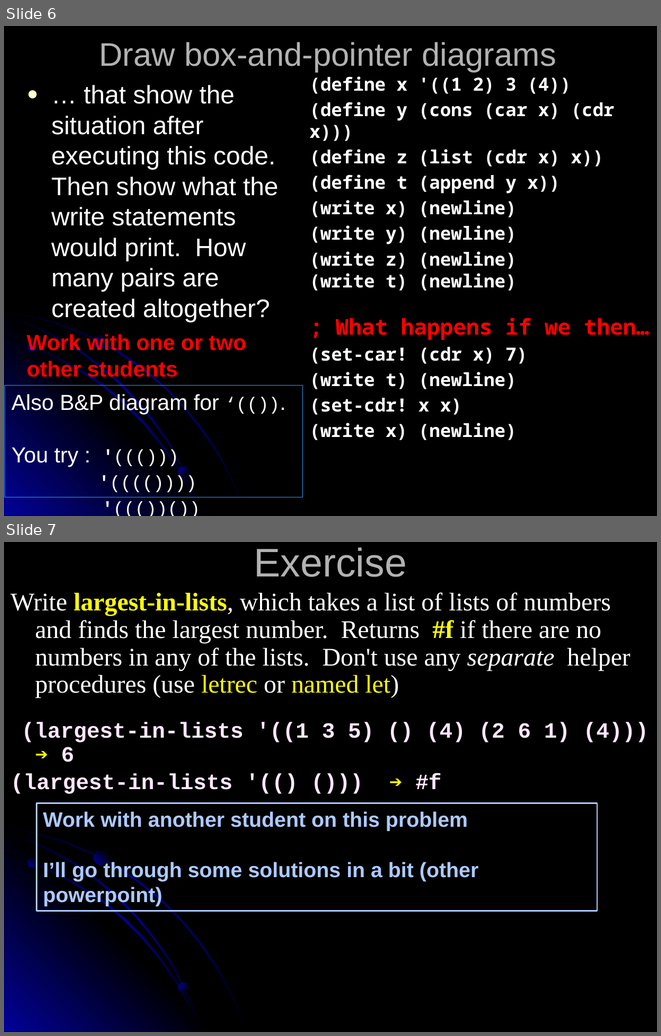
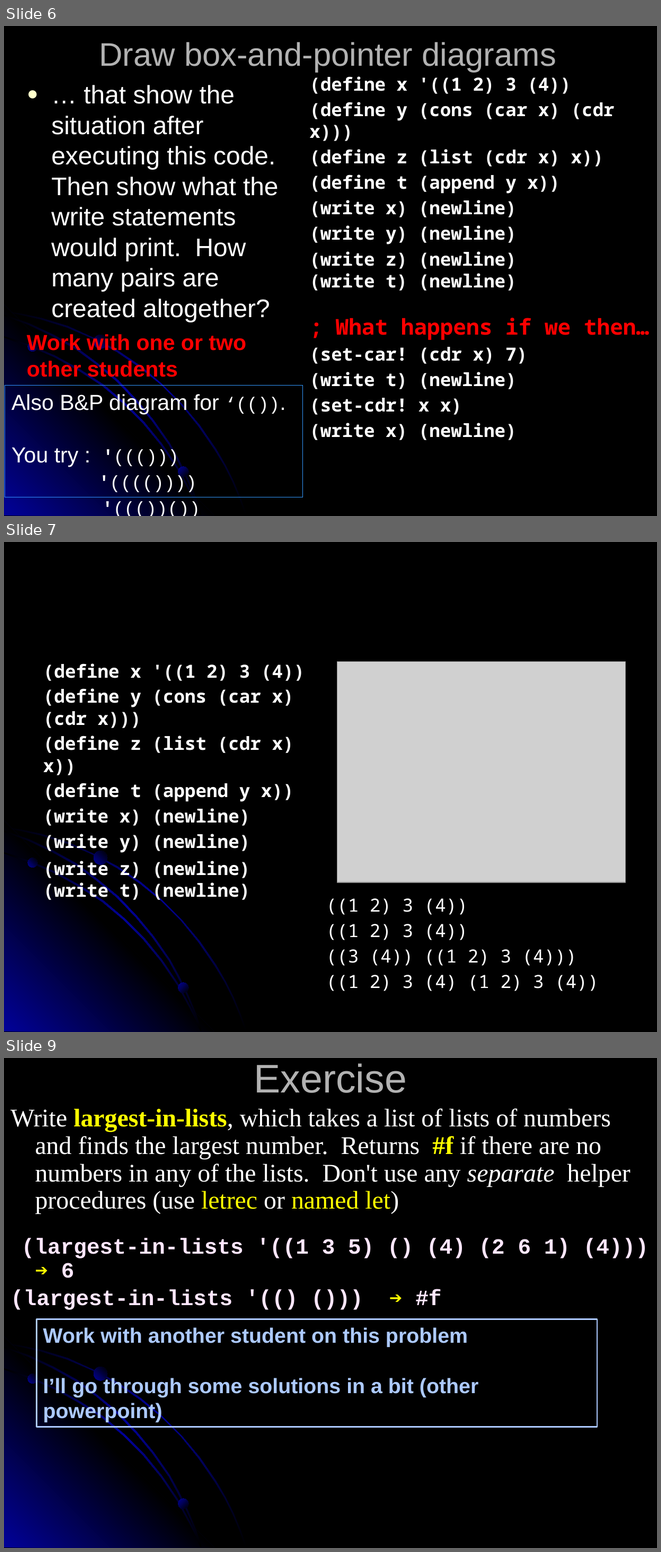
Before and after one commit to RHIT-CSSE/csse304, a slide deck: ClassMaterials/OddsAndEnds/06-OddsAndEnds.pptx. Shown one above the other, each under a label of ours: slides 6 and 7 before the commit, slides 6, 7 and 9 after it; the slides between them are not shown. The pictures are 661x1036 and 661x1552 pixels, drawn with LibreOffice and Linux fonts; fonts in the diff are those of the drawing; grey boxes stand for pictures. Boxes give left, top, right and bottom in pixels: in the first picture for what was removed or moved away, otherwise in the second. Text is boxed around its words. In the diff, an @@ line names an element or a change of style, - is before the commit and + after.

```diff
--- a/ClassMaterials/OddsAndEnds/06-OddsAndEnds.pptx
+++ b/ClassMaterials/OddsAndEnds/06-OddsAndEnds.pptx
@@ slide 7 added at (4,542,657,1032), background #000000; not listed: 7 template elements that a slide beside it also shows @@
@@ text added at (43,663,305,902), 20 pt, text #FFFFFF, bold @@
+(define x '((1 2) 3 (4))
+(define y (cons (car x) (cdr x)))
+(define z (list (cdr x) x))
+(define t (append y x))
+(write x) (newline)
+(write y) (newline)
+(write z) (newline)
+(write t) (newline)
@@ picture added at (337,661,626,882) @@
@@ text added at (326,898,598,991), 20 pt, text #FFFFFF @@
+((1 2) 3 (4))
+((1 2) 3 (4))
+((3 (4)) ((1 2) 3 (4)))
+((1 2) 3 (4) (1 2) 3 (4))
@@ what was slide 7 is now slide 9 @@
```
Also in this commit, not shown: 1 slide changed, 1 other slide added.
